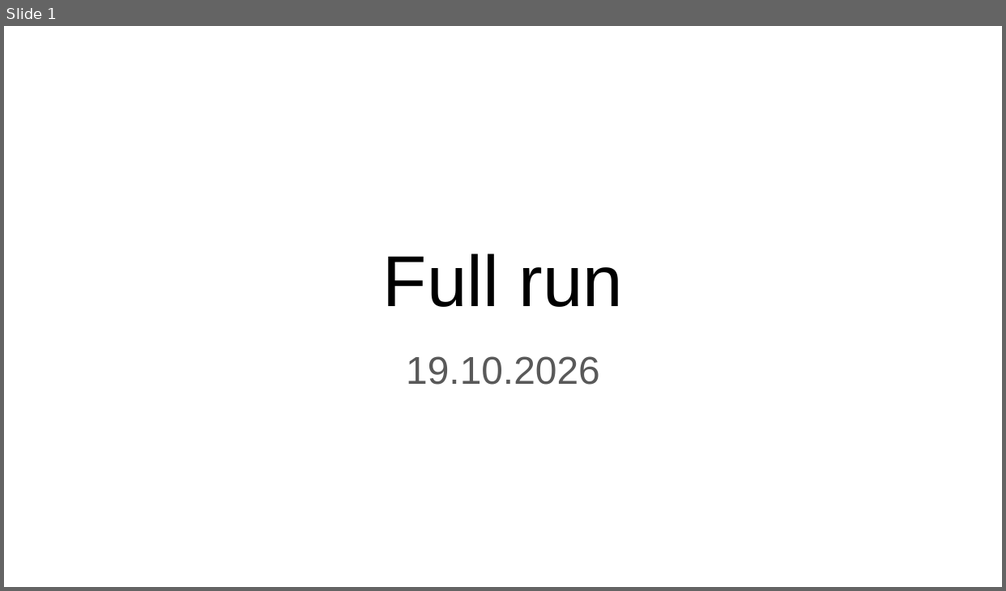
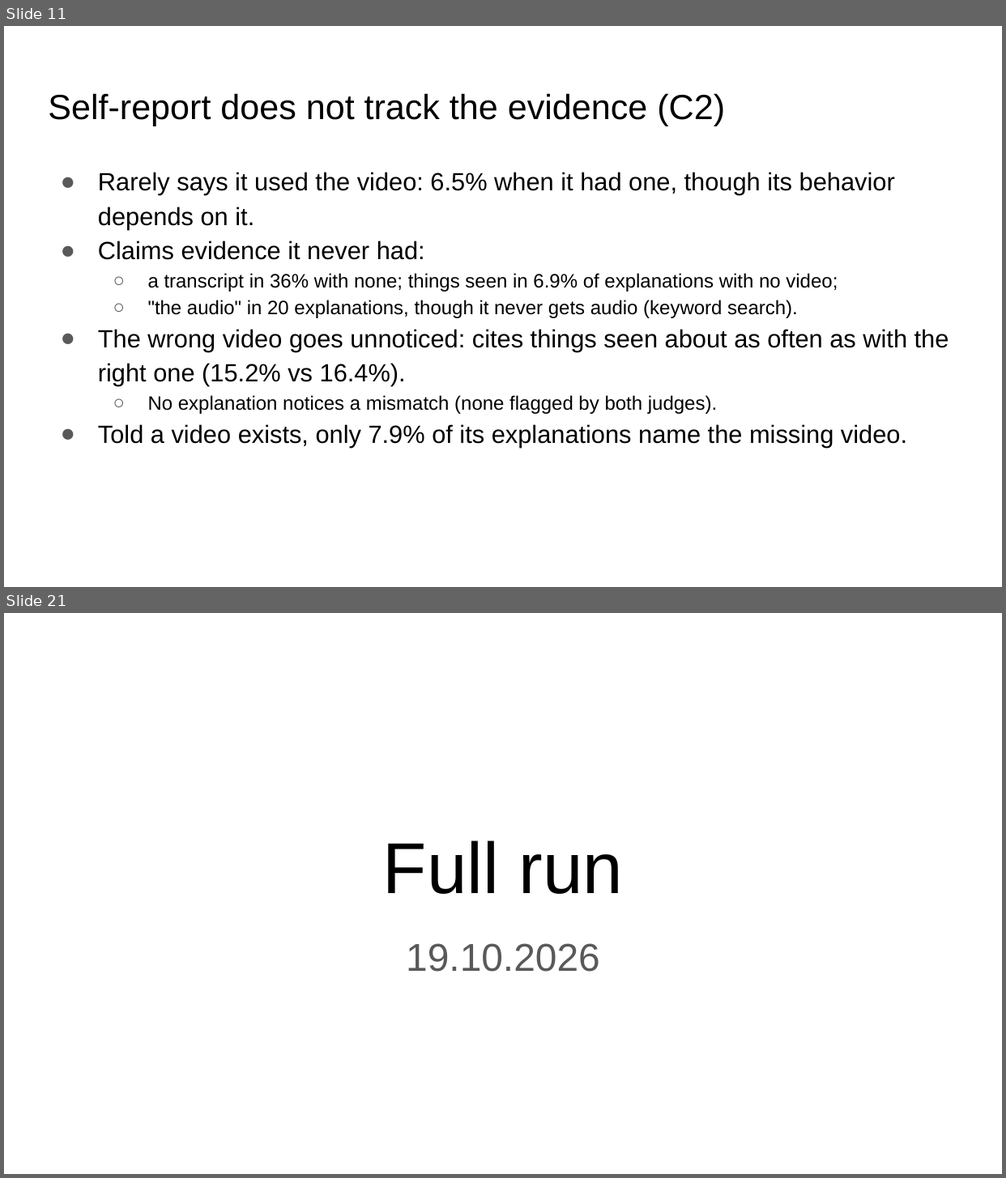
Before and after one commit to seriozh1/ai-alignment-demands-emotions, a slide deck: files/AI Alignemnt Emotions all slides.pptx. Shown one above the other, each under a label of ours: slide 1 before the commit, slides 11 and 21 after it; the slides between them are not shown. The pictures are 1006x591 and 1006x1178 pixels, drawn with LibreOffice and Linux fonts; fonts in the diff are those of the drawing. Boxes give left, top, right and bottom in pixels: in the first picture for what was removed or moved away, otherwise in the second. Text is boxed around its words. In the diff, an @@ line names an element or a change of style, - is before the commit and + after.

Commit message:
Explanation coding (2 LLM judges, final run), InternVL2.5-8B setup (notebook 08), slides, README

```diff
--- a/files/AI Alignemnt Emotions all slides.pptx
+++ b/files/AI Alignemnt Emotions all slides.pptx
@@ slide 11 added at (4, 26, 1002, 587), background #FFFFFF @@
@@ title added at (48, 93, 725, 126), 25.2 pt, text #000000 @@
+Self-report does not track the evidence (C2)
@@ text added at (98, 172, 949, 448), 18 pt, text #000000 @@
+● Rarely says it used the video: 6.5% when it had one, though its behavior depends on it.
+● Claims evidence it never had:
+  ○ a transcript in 36% with none; things seen in 6.9% of explanations with no video;
+  ○ "the audio" in 20 explanations, though it never gets audio (keyword search).
+● The wrong video goes unnoticed: cites things seen about as often as with the right one (15.2% vs 16.4%).
+  ○ No explanation notices a mismatch (none flagged by both judges).
+● Told a video exists, only 7.9% of its explanations name the missing video.
@@ what was slide 1 is now slide 21 @@
```
Also in this commit, not shown: 12 slides changed, 19 other slides added, 2 slides removed, 30 other files.
